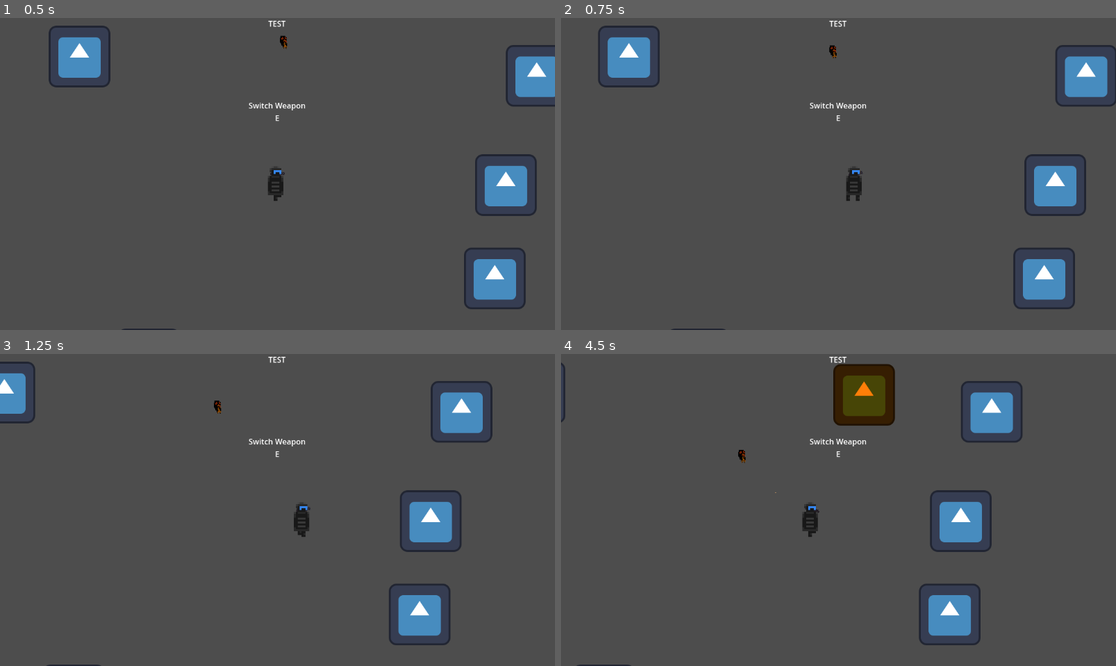
Above: before the commit, frames 1-4 (two rows, left to right).
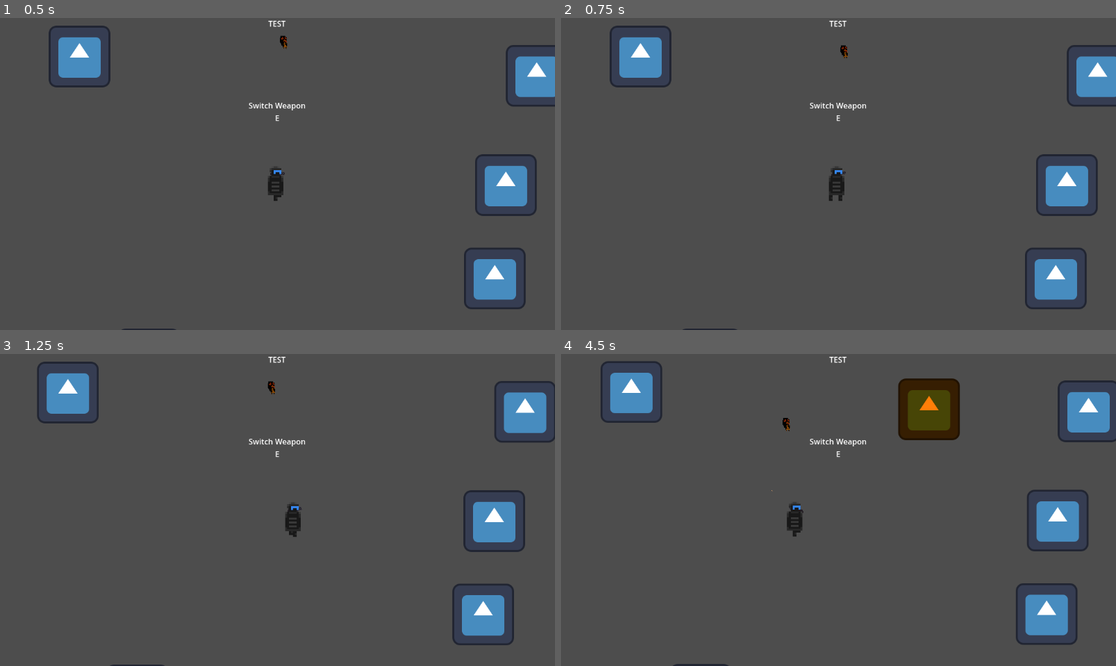
Above: after the commit, the same moments.

Repository: pingwin01games/BialJam2024
Game: Godot game, scene res://scene/world.tscn
Two runs of this game, one before a commit and one after it. Both use one fixed random seed, a clock stepped at 60 frames per second and the inputs below. The engine's default icon, where the game draws it, is replaced by a stand-in: a white triangle on a blue panel in a dark square.
Inputs (mouse positions are in pixels of both pictures, inside the frame that each line leads up to):
- Up to frame 1 (0.5 s): no input
- Up to frame 2 (0.75 s): tap Enter (ui_accept) at 0.5, 0.6 s; move the mouse to (960, 158) at 0.52 s; hold Right (ui_right) from 0.53 s (still down)
- Up to frame 3 (1.25 s): keep holding Right (ui_right); tap Enter (ui_accept) at 0.77, 1.07 s
- Up to frame 4 (4.5 s): move the mouse to (727, 525) at 1.27 s; release Right (ui_right) at 1.28 s; hold Down (ui_down) 1.28-2.03 s; click (727, 525) at 1.35 s; tap Enter (ui_accept) at 1.52, 1.55, 1.82, 2.1, 3.02, 3.05, 3.32, 3.6, 3.77, 4.07 s; move the mouse to (894, 441) at 2.02 s; hold Right (ui_right) 2.03-2.78 s; move the mouse to (810, 572) at 2.77 s; hold Up (ui_up) 2.78-3.53 s; click (810, 572) at 2.85 s; move the mouse to (1005, 556) at 3.52 s; hold Left (ui_left) from 3.53 s (still down); move the mouse to (672, 463) at 4.27 s; click (672, 463) at 4.35 s

Frame 1 is identical in both runs. In frame 2, 4.2% of the frame differs, in the area x 6-100%, y 2-100%; in frame 3, 10%; in frame 4, 14%, in the area x 0-100%, y 2-100%.

Commit message:
dodano dasha
mozna tylko w kierunku gdzie sie bylo

Diff:
--- a/scene/gracz.tscn
+++ b/scene/gracz.tscn
@@ -59,6 +59,8 @@
 
 [node name="Dodge_Time" type="Timer" parent="."]
 wait_time = 0.5
+
+[node name="Dodge_Cooldown" type="Timer" parent="."]
 
 [node name="hand" type="Node2D" parent="."]
 position = Vector2(20, 0)
@@ -127,3 +129,5 @@
 
 [connection signal="timeout" from="Reload_Time" to="hand" method="_on_reload_time_timeout"]
 [connection signal="timeout" from="Bonus_Reload" to="hand" method="_on_bonus_reload_timeout"]
+[connection signal="timeout" from="Dodge_Time" to="." method="_on_dodge_time_timeout"]
+[connection signal="timeout" from="Dodge_Cooldown" to="." method="_on_dodge_cooldown_timeout"]
--- a/script/gracz.gd
+++ b/script/gracz.gd
@@ -2,9 +2,12 @@
 
 @onready var hand = $hand
 @onready var pick_up = $CanvasLayer/UI/Can_Pick_Up
+@onready var dodge = $Dodge_Time
+@onready var dodge_cooldown = $Dodge_Cooldown
 
 
 const SPEED = 300.0
+const DASH_SPEED = 500.0
 const MAXAMMO = 10
 
 var canShoot = true
@@ -12,11 +15,14 @@
 var reloading = false
 var bonusReloading = false
 var failBonusReloading = false
+var dashing = false
+var canDash = true
 
 var startBonusReload = 0.3
 var starBonusReloadTime = 0.3
 
 var direction : Vector2
+var old_direction : Vector2
 
 func _ready():
 	pass
@@ -26,26 +32,66 @@
 
 	direction.x = Input.get_axis("ui_left", "ui_right")
 	direction.y = Input.get_axis("ui_up", "ui_down")
+
+	if Input.is_action_just_pressed("ui_accept") and canDash:
+		dashing = true
+		canDash = false
+		dodge.start()
+		dodge_cooldown.start()
+
+
+	if dashing == false:
+		old_direction = direction
+	if dashing == true:
+		old_direction = old_direction
+	print(old_direction)
+
 	if direction:
-		velocity.x = direction.x
+		if dashing:
+			velocity.x = old_direction.x
 
-		velocity.y = direction.y
+			velocity.y = old_direction.y
 
-		velocity = velocity.normalized()
+			velocity = velocity.normalized()
 
-		velocity *=SPEED
+			velocity *= DASH_SPEED
+		else:
+			velocity.x = direction.x
+
+			velocity.y = direction.y
+
+			velocity = velocity.normalized()
+
+			velocity *= SPEED
 
 	else:
 		velocity.x = move_toward(velocity.x, 0, SPEED * 0.05)
 		velocity.y = move_toward(velocity.y, 0, SPEED * 0.05)
+
+
+
+
 
 	move_and_slide()
 
 	hand.position = Vector2(1,0).rotated(atan2(get_global_mouse_position().y-position.y,get_global_mouse_position().x-position.x))
 	hand.rotation = atan2(get_global_mouse_position().y-position.y,get_global_mouse_position().x-position.x)
 
+
+
+
 func show_pick_up():
 	pick_up.visible = true
 
 func hide_pick_up():
 	pick_up.visible = false
+
+
+func _on_dodge_time_timeout():
+	dashing = false
+	dodge.stop()
+
+
+func _on_dodge_cooldown_timeout():
+	canDash = true
+	dodge_cooldown.stop()
